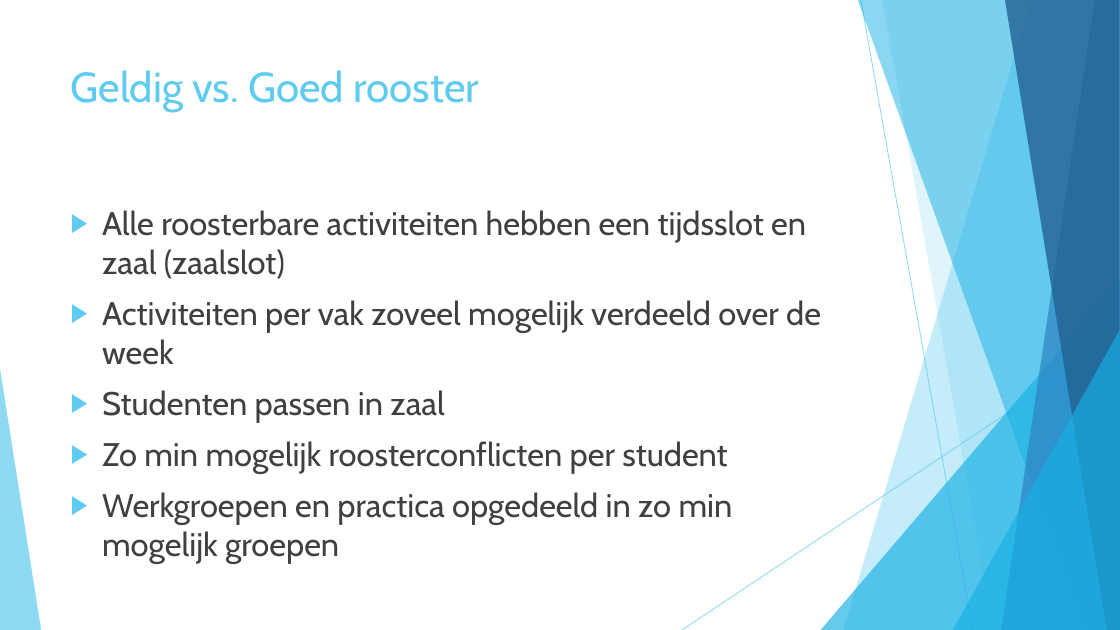
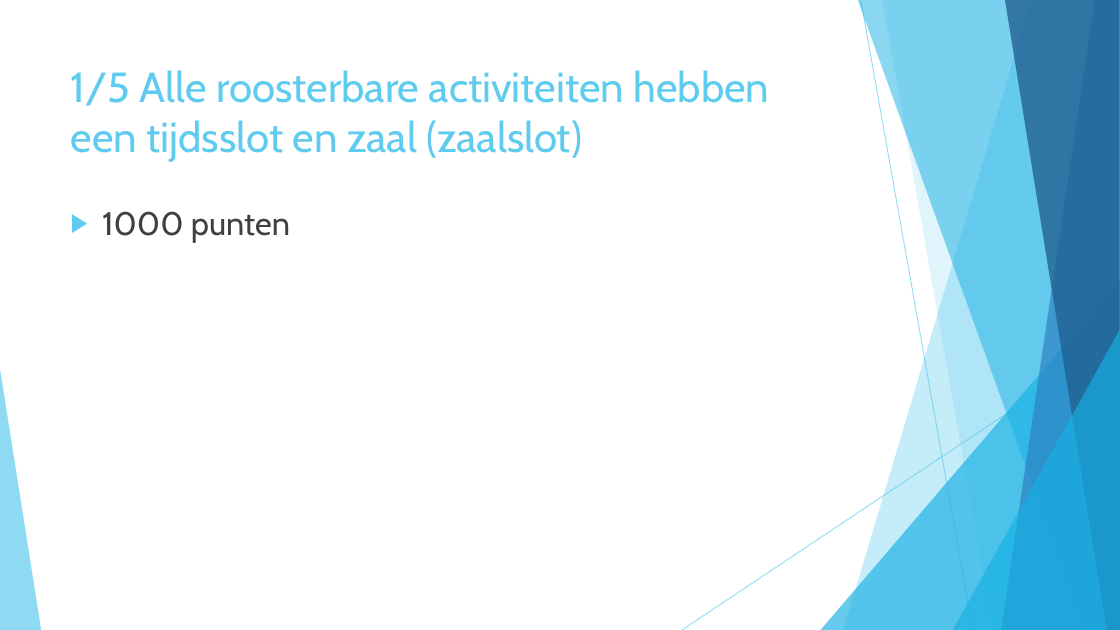
Before and after one commit to CarlijnQuik/Heuristics, a slide deck: slide 4 of Lectures & Lesroosters.pptx. Drawn at 1120x630 pixels with LibreOffice and Linux fonts; fonts in the diff are those of the drawing. Boxes give left, top, right and bottom in pixels: in the first picture for what was removed or moved away, otherwise in the second. Text is boxed around its words. In the diff, an @@ line names an element or a change of style, - is before the commit and + after.

```diff
--- a/Lectures & Lesroosters.pptx
+++ b/Lectures & Lesroosters.pptx
@@ title at [71, 70, 770, 162]: text changed @@
-Geldig vs. Goed rooster
+1/5 Alle roosterbare activiteiten hebben een tijdsslot en zaal (zaalslot)
@@ text at [102, 211, 290, 243]: text changed @@
-▶ Alle roosterbare activiteiten hebben een tijdsslot en zaal (zaalslot)
-▶ Activiteiten per vak zoveel mogelijk verdeeld over de week
-▶ Studenten passen in zaal
-▶ Zo min mogelijk roosterconflicten per student
-▶ Werkgroepen en practica opgedeeld in zo min mogelijk groepen
+▶ 1000 punten
```
Also in this commit, not shown: 3 other slides changed, 4 slides added.
